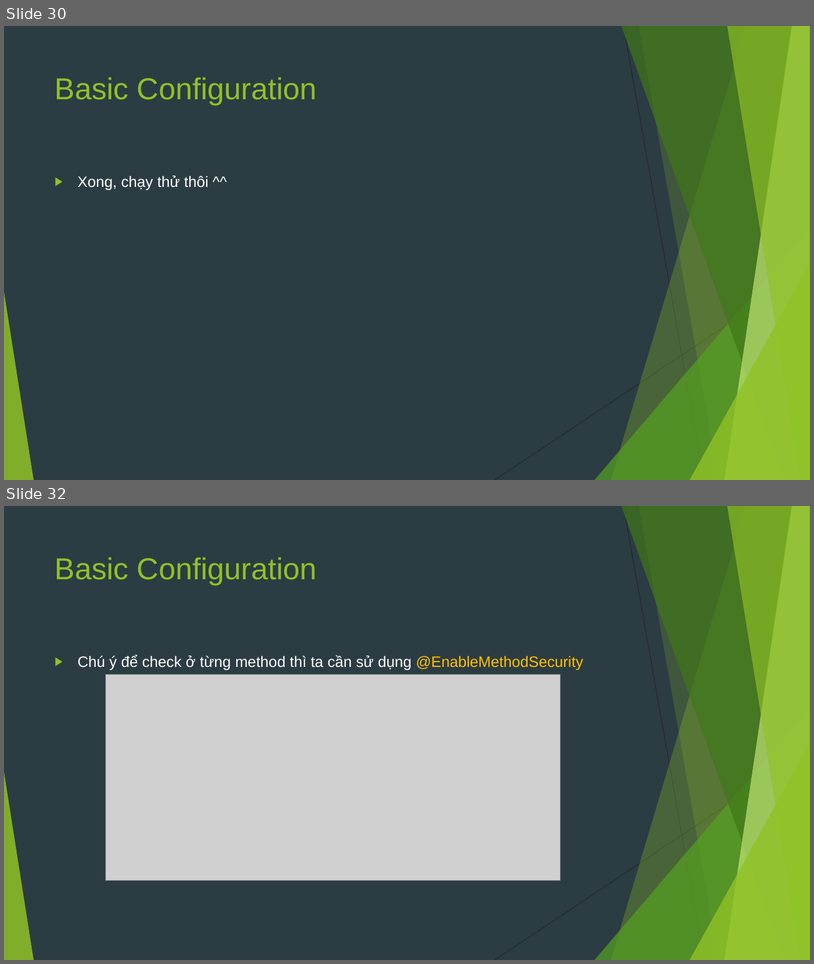
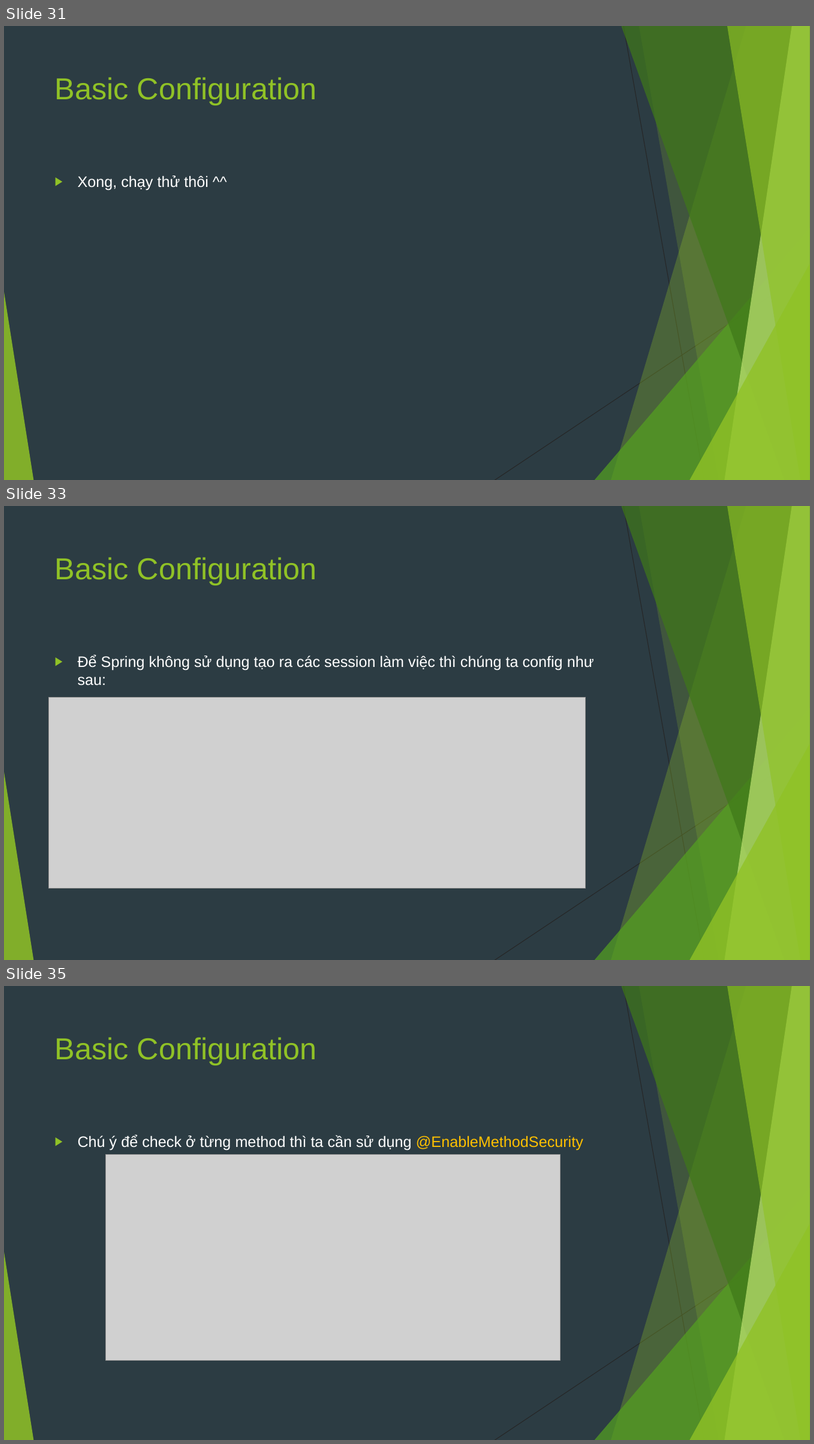
Before and after one commit to sobbingwind/SpringBoot, a slide deck: 09.Spring Security.pptx. Shown one above the other, each under a label of ours: slides 30 and 32 before the commit, slides 31, 33 and 35 after it; the slides between them are not shown. The pictures are 814x964 and 814x1444 pixels, drawn with LibreOffice and Linux fonts; fonts in the diff are those of the drawing; grey boxes stand for pictures. Boxes give left, top, right and bottom in pixels: in the first picture for what was removed or moved away, otherwise in the second. Text is boxed around its words. In the diff, an @@ line names an element or a change of style, - is before the commit and + after.

```diff
--- a/09.Spring Security.pptx
+++ b/09.Spring Security.pptx
@@ slide 33 added at (4, 506, 810, 960), background #2C3C43; not listed: 10 template elements that a slide beside it also shows @@
@@ title added at (55, 557, 317, 585), 36 pt, text #90C226 @@
+Basic Configuration
@@ text added at (78, 655, 594, 685), 18 pt, text #FFFFFF @@
+▶ Để Spring không sử dụng tạo ra các session làm việc thì chúng ta config như sau:
@@ picture added at (49, 697, 586, 888) @@
@@ what was slide 30 is now slide 31 @@
@@ what was slide 32 is now slide 35 @@
```
Also in this commit, not shown: 1 slide changed, 2 other slides added.
